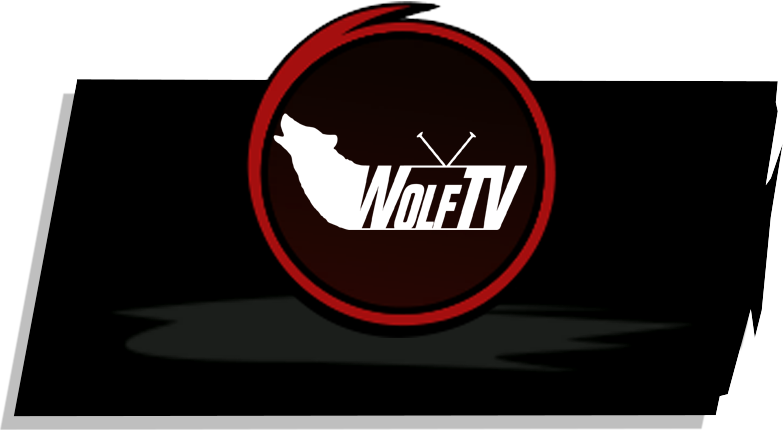
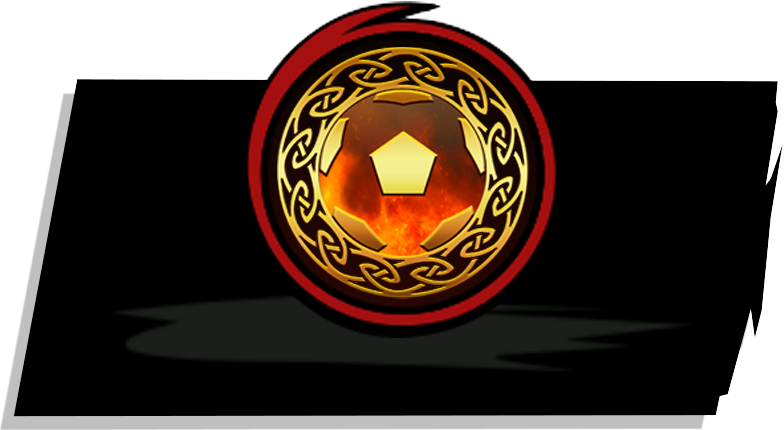
Comparing the layer stacks of the two (784, 430) images. Changes:
added layer "Layer 6" above "Layer 5" over (x1=277, y1=47, x2=529, y2=299)
hid "WolfTV" over (x1=273, y1=113, x2=527, y2=230)